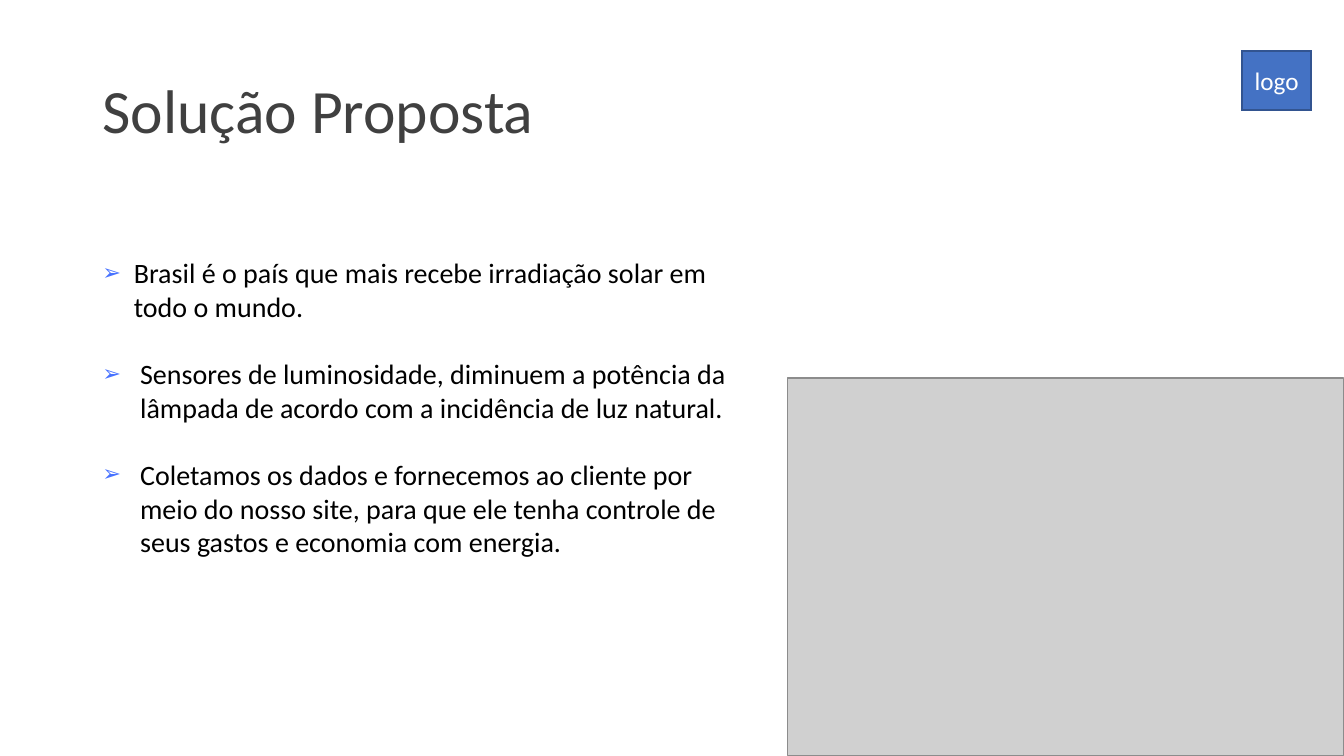
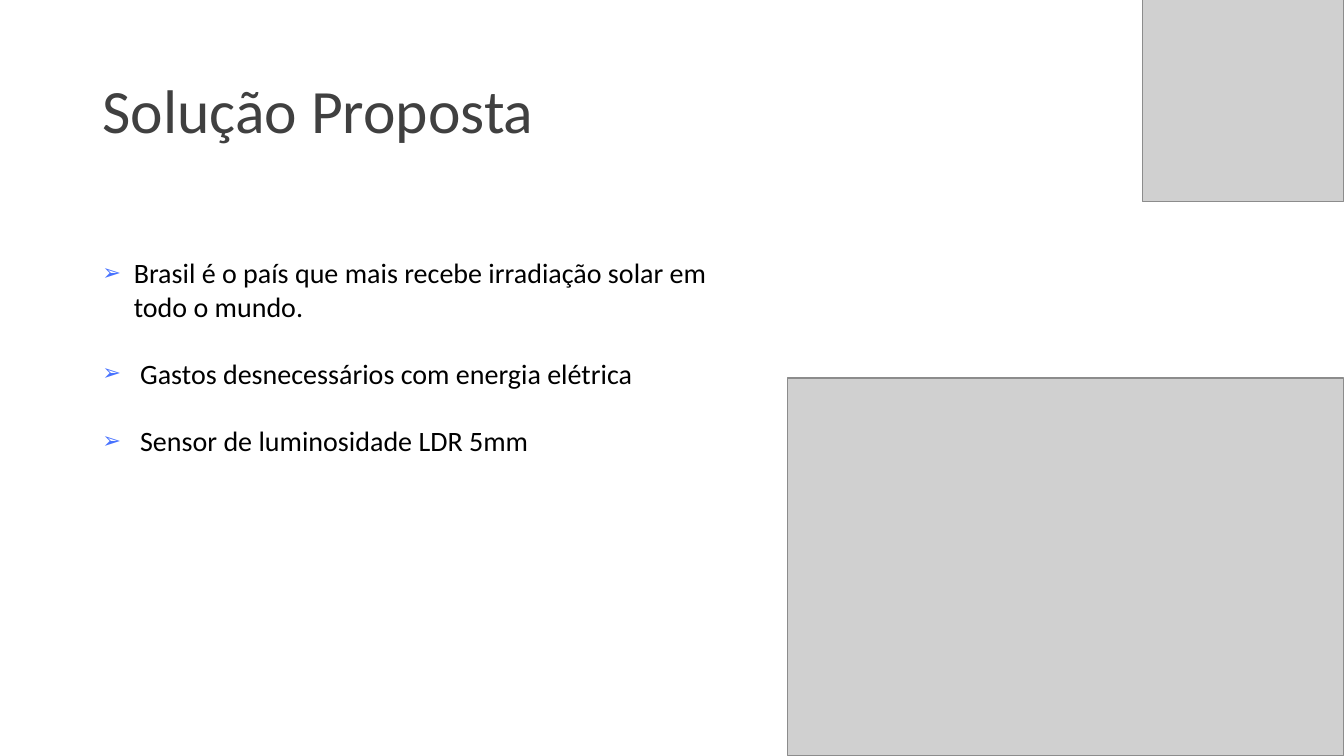
Before and after one commit to EltinhooZ/Projeto-Sprint-2, a slide deck: slide 6 of Projeto1luminosidade.pptx. Drawn at 1344x756 pixels with LibreOffice and Linux fonts; fonts in the diff are those of the drawing; grey boxes stand for pictures. Boxes give left, top, right and bottom in pixels: in the first picture for what was removed or moved away, otherwise in the second. Text is boxed around its words. In the diff, an @@ line names an element or a change of style, - is before the commit and + after.

```diff
--- a/Projeto1luminosidade.pptx
+++ b/Projeto1luminosidade.pptx
@@ picture added at (1142,0,1344,202) @@
@@ rectangle removed at (1242,51,1311,111) @@
-logo
@@ text at (140,364,632,452): text changed @@
-➢ Sensores de luminosidade, diminuem a potência da lâmpada de acordo com a incidência de luz natural.
-➢ Coletamos os dados e fornecemos ao cliente por meio do nosso site, para que ele tenha controle de seus gastos e economia com energia.
+➢ Gastos desnecessários com energia elétrica
+➢ Sensor de luminosidade LDR 5mm
```
Also in this commit, not shown: 6 other slides changed, 7 slides added, 6 slides removed, 11 other files.
